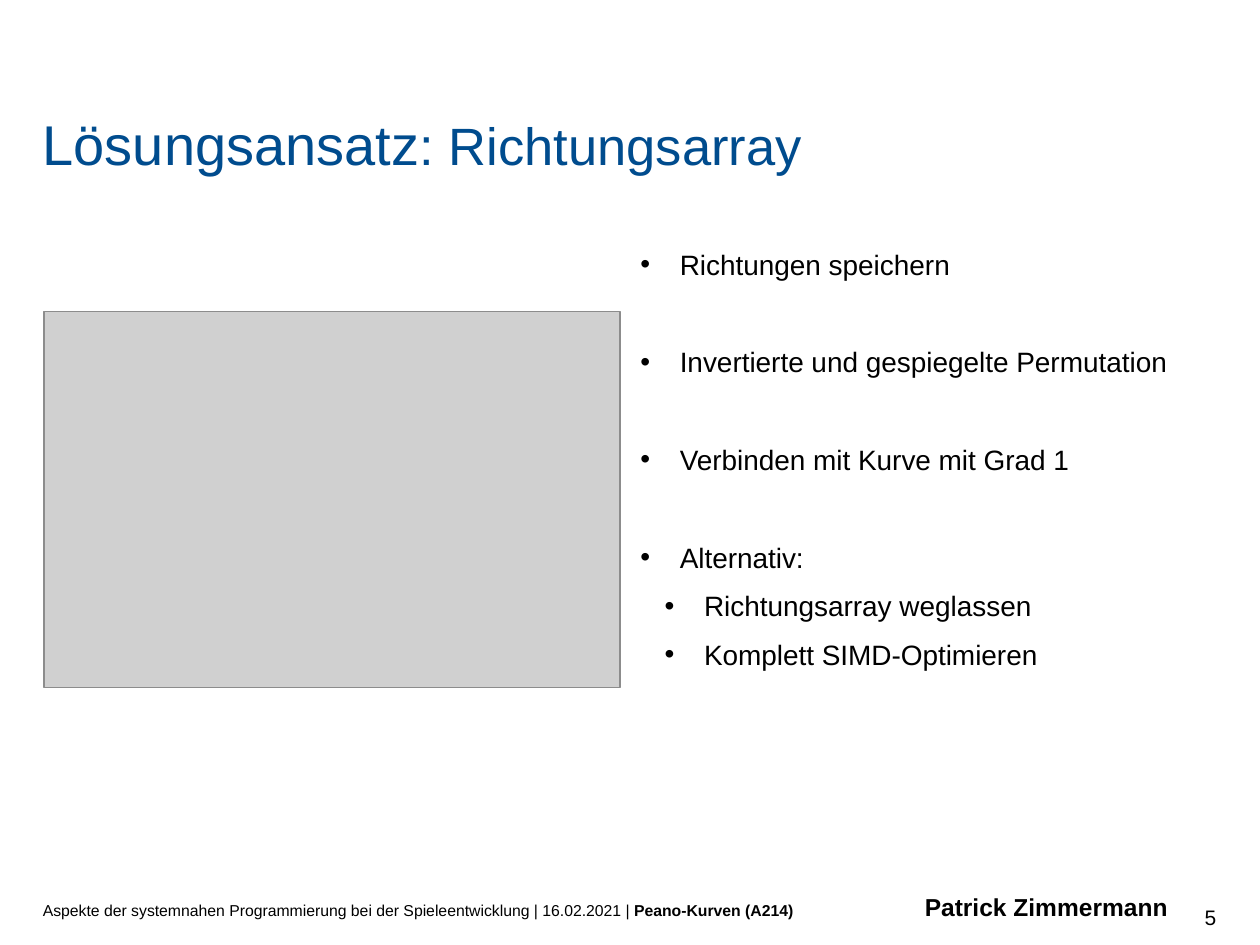
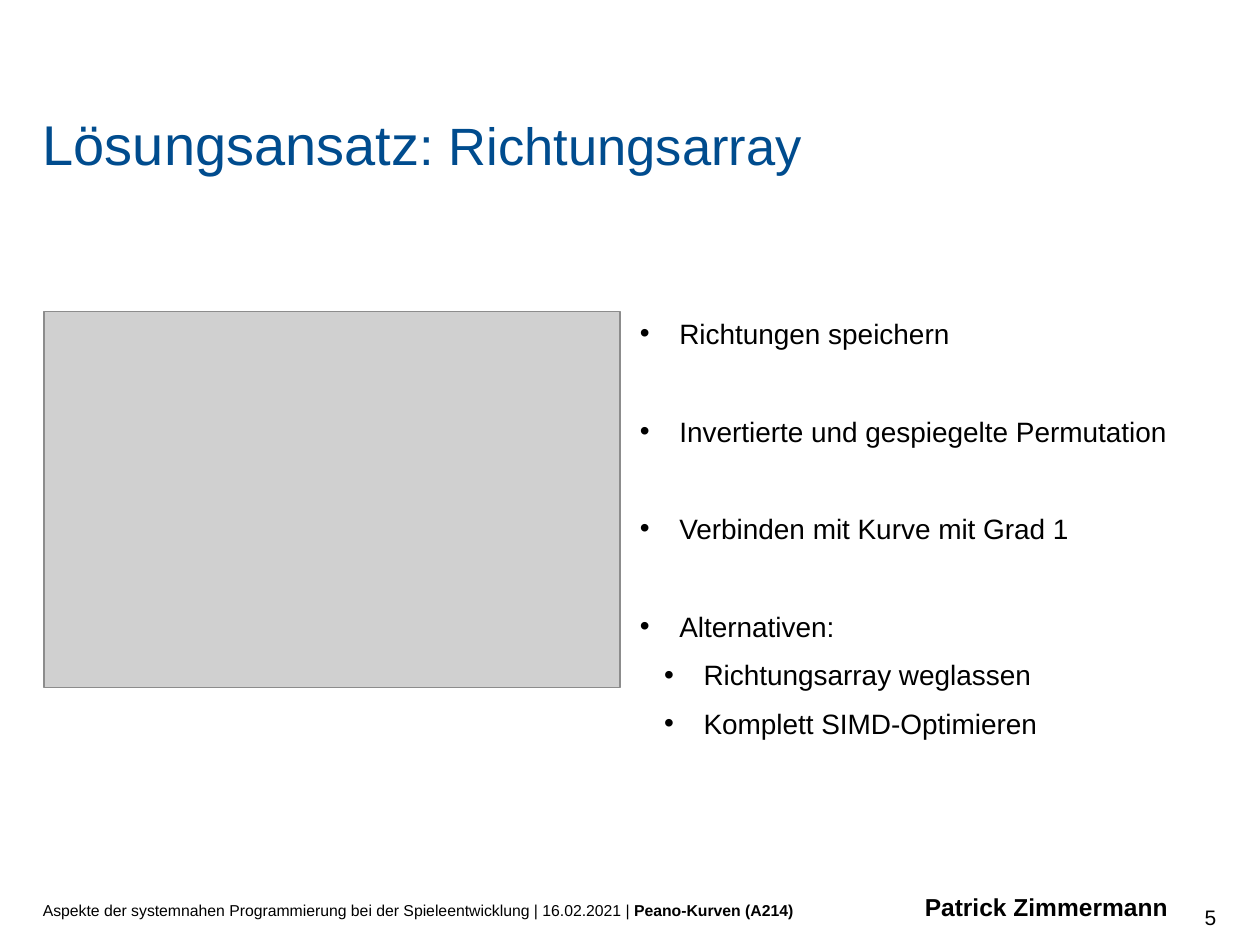
Before and after one commit to PaddlePad/ASP-Peano, a slide deck: slide 5 of Ausarbeitung/präzi.pptx. Drawn at 1260x945 pixels with LibreOffice and Linux fonts; fonts in the diff are those of the drawing; grey boxes stand for pictures; background and template pictures are left out. Boxes give left, top, right and bottom in pixels: in the first picture for what was removed or moved away, otherwise in the second. Text is boxed around its words. In the diff, an @@ line names an element or a change of style, - is before the commit and + after.

```diff
--- a/Ausarbeitung/präzi.pptx
+++ b/Ausarbeitung/präzi.pptx
@@ text "Richtungen speichern": place and size @@
-text "Richtungen speichern" at bbox=[680, 254, 1166, 670]
+text "Richtungen speichern" at bbox=[679, 323, 1166, 739]
@@ text at bbox=[679, 616, 834, 638]: text changed @@
-• Alternativ:
+• Alternativen:
```
Also in this commit, not shown: 1 other slide changed, 1 other file.
